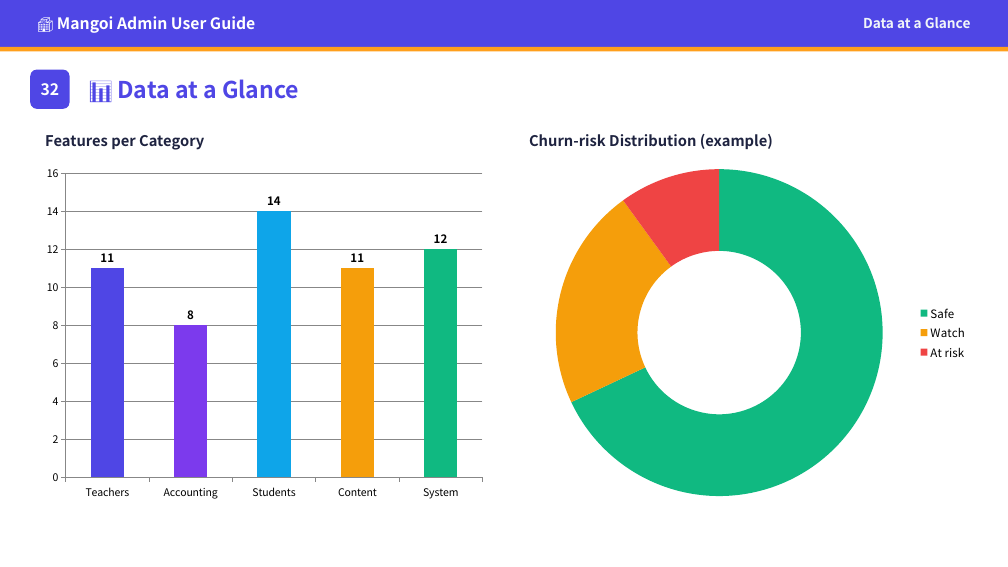
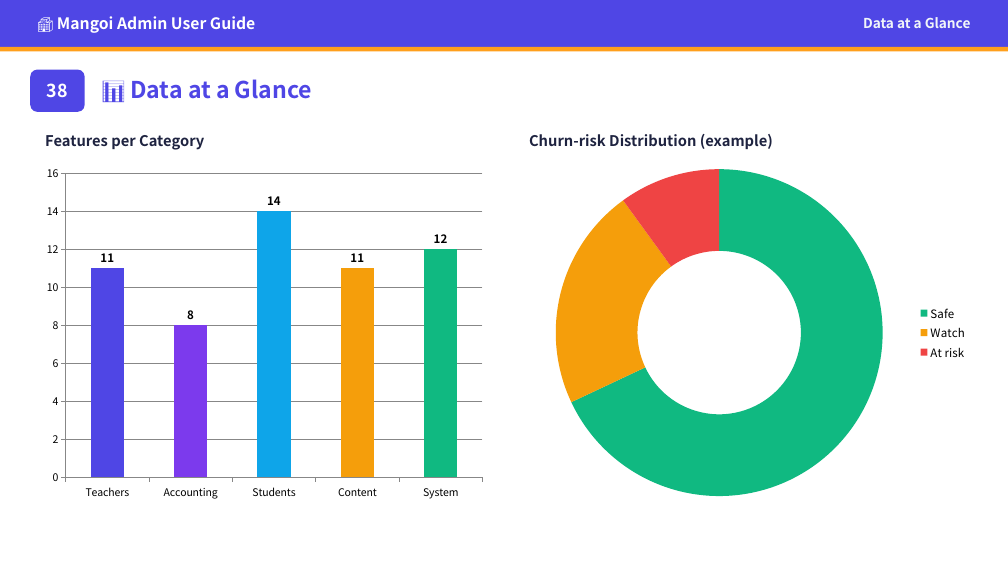
Before and after one commit to navy111p-sudo/mangoiweb, a slide deck: slide 42 of cloudflare-deploy/public/library/admin/admin-en.pptx (slide 35 before the commit). Drawn at 1008x567 pixels with LibreOffice and Linux fonts; fonts in the diff are those of the drawing. Boxes give left, top, right and bottom in pixels: in the first picture for what was removed or moved away, otherwise in the second. Text is boxed around its words. In the diff, an @@ line names an element or a change of style, - is before the commit and + after.

```diff
--- a/cloudflare-deploy/public/library/admin/admin-en.pptx
+++ b/cloudflare-deploy/public/library/admin/admin-en.pptx
@@ rounded rectangle: place and size @@
-rounded rectangle at [30,70,70,109]
+rounded rectangle at [30,70,85,112]
@@ text removed at [41,83,60,95] @@
-32
@@ text added at [47,83,68,97], 17 pt, text #FFFFFF, bold @@
+38
@@ text "📊 Data at a Glance": place and size @@
-text "📊 Data at a Glance" at [117,79,299,99]
+text "📊 Data at a Glance" at [130,79,312,99]
```
Also in this commit, not shown: 5 other slides changed, 7 slides added, 33 other files.
